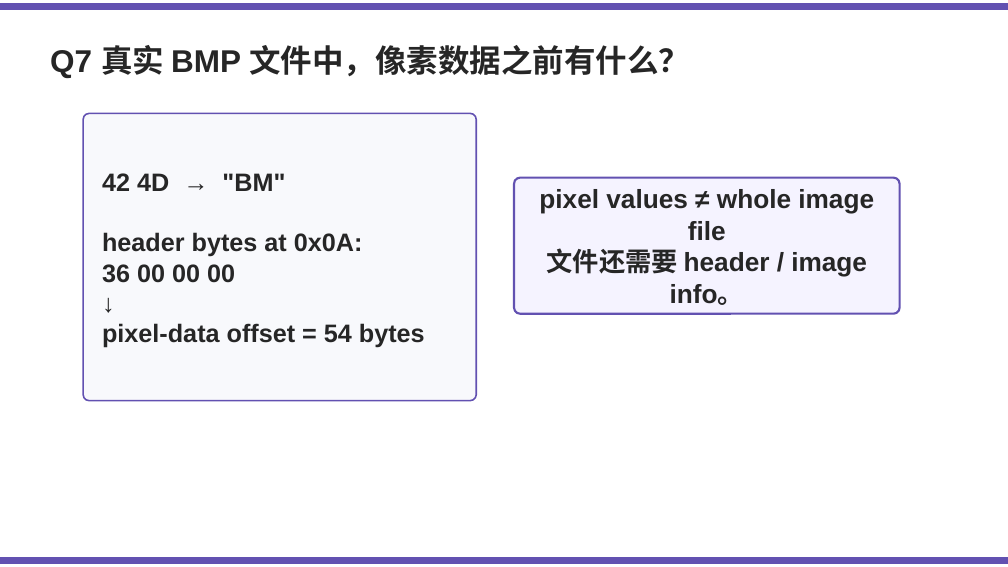
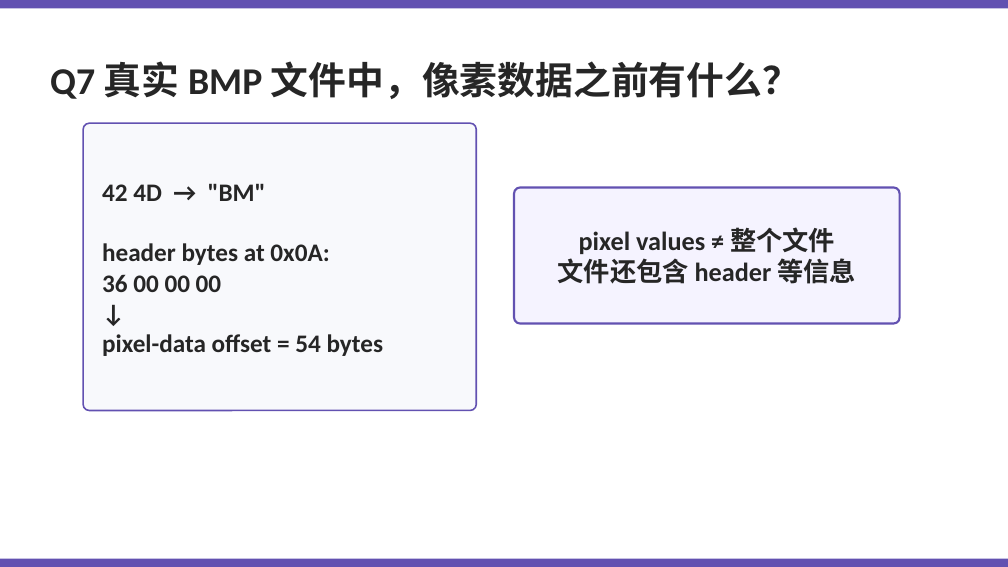
Before and after one commit to Kunonepeng/shtick, a slide deck: slide 20 of 1-2-encoding/1-2-3-image-encoding/image-encoding-v1.pptx. Drawn at 1008x567 pixels with LibreOffice and Linux fonts; fonts in the diff are those of the drawing. Boxes give left, top, right and bottom in pixels: in the first picture for what was removed or moved away, otherwise in the second. Text is boxed around its words. In the diff, an @@ line names an element or a change of style, - is before the commit and + after.

Commit message:
Fix image encoding deck style and lesson status

```diff
--- a/1-2-encoding/1-2-3-image-encoding/image-encoding-v1.pptx
+++ b/1-2-encoding/1-2-3-image-encoding/image-encoding-v1.pptx
@@ rectangle moved from (x1=0, y1=4, x2=1008, y2=10) to (x1=0, y1=0, x2=1008, y2=8) @@
@@ rectangle at (x1=0, y1=0, x2=1008, y2=8): outline #6251B1 1 pt to none @@
@@ text "Q7 真实 BMP 文件中，像素数据之前有什么？" moved from (x1=50, y1=45, x2=690, y2=78) to (x1=50, y1=61, x2=800, y2=99) @@
@@ text "Q7 真实 BMP 文件中，像素数据之前有什么？" at (x1=50, y1=61, x2=800, y2=99): size 30 to 36 pt, font Arial to Calibri @@
@@ text "42 4D → "BM"" at (x1=102, y1=183, x2=384, y2=356): font Arial to Calibri @@
@@ 2 rounded rectangles, 1 text moved together from (x1=83, y1=113, x2=900, y2=401) to (x1=83, y1=123, x2=900, y2=411) @@
@@ text at (x1=558, y1=227, x2=856, y2=284): text changed; font Arial to Calibri @@
-pixel values ≠ whole image file
-文件还需要 header / image info。
+pixel values ≠ 整个文件
+文件还包含 header 等信息
@@ rectangle at (x1=0, y1=559, x2=1008, y2=567): outline #6251B1 1 pt to none @@
@@ rectangle moved from (x1=0, y1=557, x2=1008, y2=563) to (x1=0, y1=559, x2=1008, y2=567) @@
```
Also in this commit, not shown: 25 other slides changed, 2 other files.
